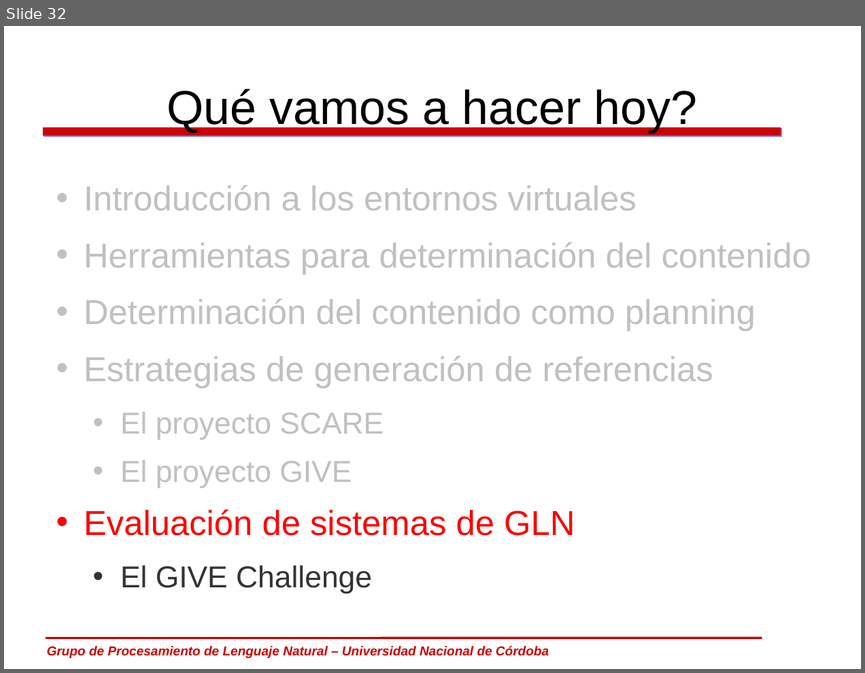
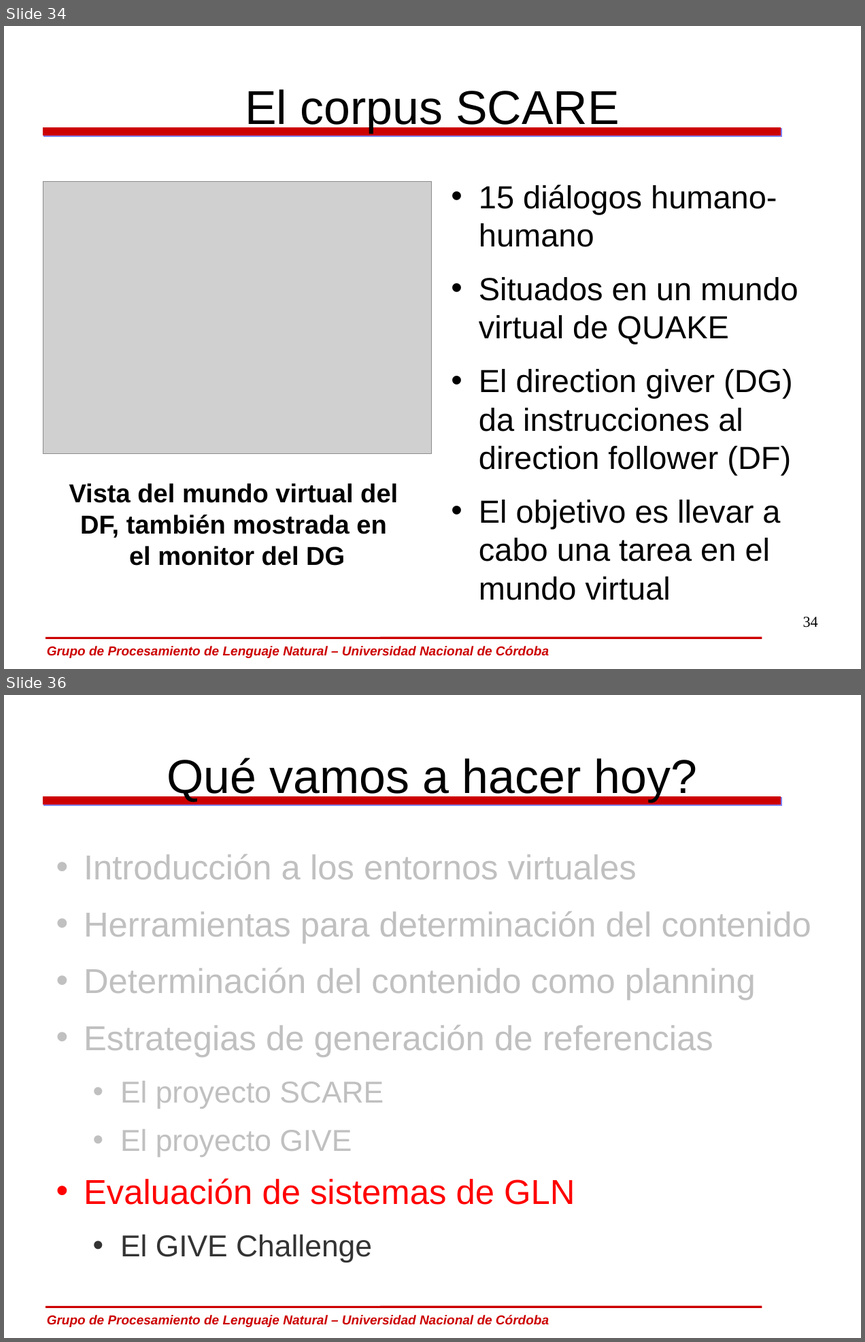
Before and after one commit to carlosareces/elic10, a slide deck: slides/dia5.odp. Shown one above the other, each under a label of ours: slide 32 before the commit, slides 34 and 36 after it; the slides between them are not shown. The pictures are 865x673 and 865x1342 pixels, drawn with LibreOffice and Linux fonts; fonts in the diff are those of the drawing; grey boxes stand for pictures; background and template pictures are left out. Boxes give left, top, right and bottom in pixels: in the first picture for what was removed or moved away, otherwise in the second. Text is boxed around its words. In the diff, an @@ line names an element or a change of style, - is before the commit and + after.

```diff
--- a/slides/dia5.odp
+++ b/slides/dia5.odp
@@ slide 34 added at [4, 26, 861, 669], background #FFFFFF; not listed: 3 template elements that a slide beside it also shows @@
@@ title added at [245, 89, 619, 133], 44 pt, text #000000 @@
+El corpus SCARE
@@ picture added at [43, 182, 432, 454] @@
@@ text added at [479, 184, 798, 600], 29.6 pt, text #000000 @@
+• 15 diálogos humano-humano
+• Situados en un mundo virtual de QUAKE
+• El direction giver (DG) da instrucciones al direction follower (DF)
+• El objetivo es llevar a cabo una tarea en el mundo virtual
@@ text added at [69, 483, 398, 565], 24 pt, text #000000, bold @@
+Vista del mundo virtual del
+DF, también mostrada en
+el monitor del DG
@@ page number added at [803, 616, 818, 627], 14 pt, text #000000 @@
+34
@@ what was slide 32 is now slide 36 @@
```
Also in this commit, not shown: 9 slides changed, 3 other slides added.
